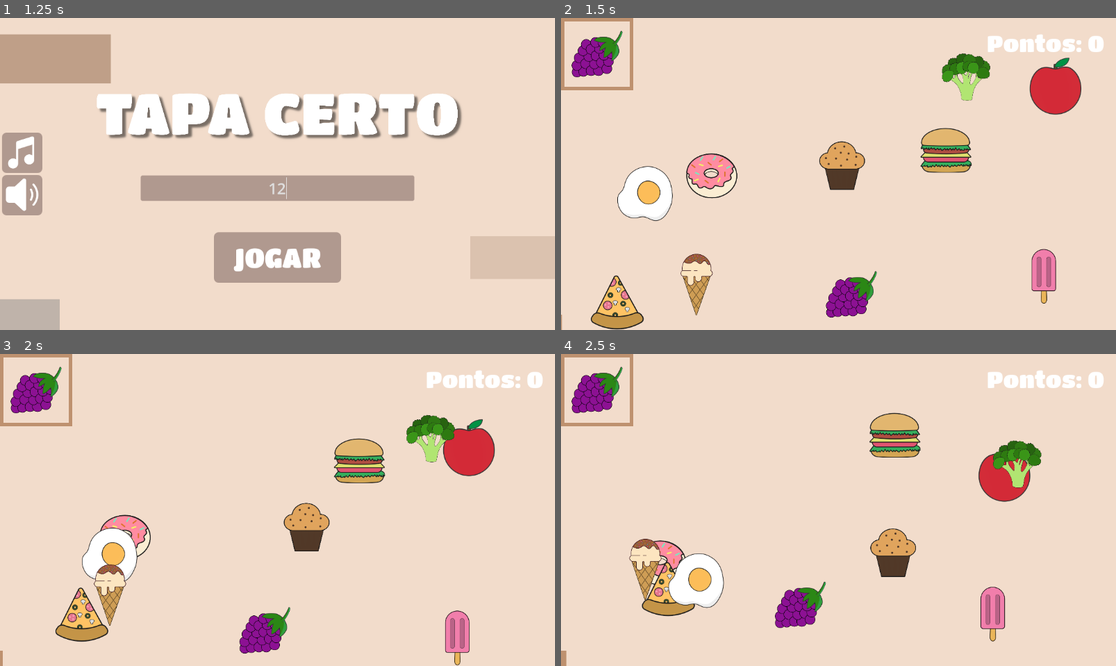
Above: before the commit, frames 1-4 (two rows, left to right).
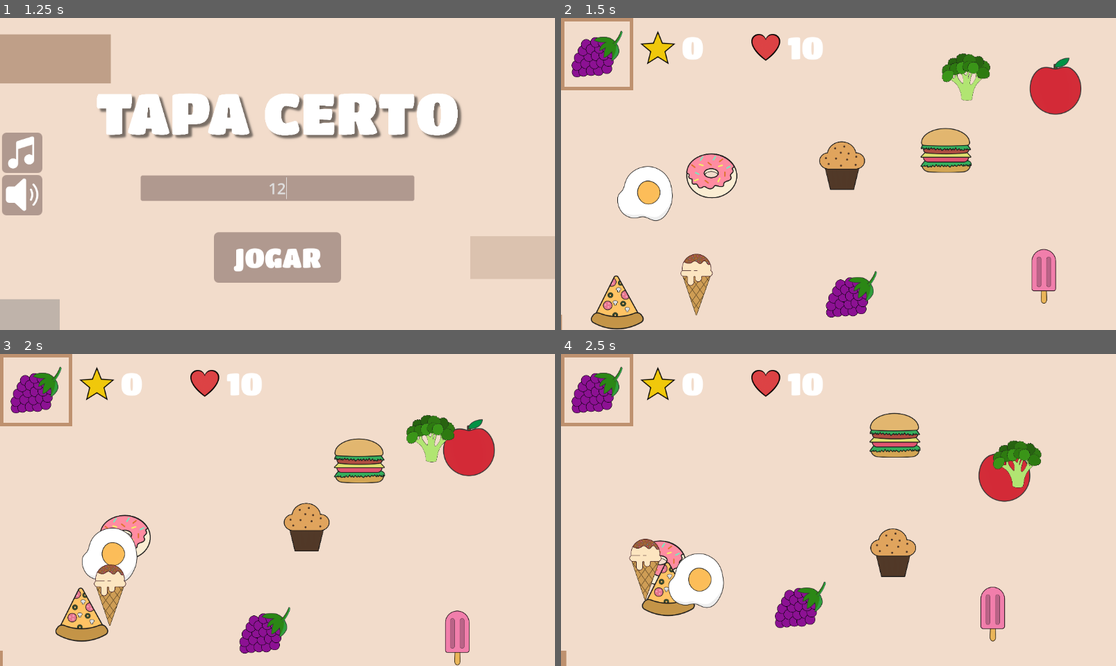
Above: after the commit, the same moments.

Repository: Frankl1sales/Course-Start-Godot
Game: Godot game, scene res://UI/tela_inicial_teste.tscn
The game is run twice, just before and just after one commit, with the same random seed, the same clock (stepped at 60 frames per second) and the same inputs.
Inputs (mouse positions are in pixels of both pictures, inside the frame that each line leads up to):
- Up to frame 1 (1.25 s): click (277, 189) at 0.52 s; type "12" at 0.6 s
- Up to frame 2 (1.5 s): click "JOGAR" at 1.25 s
- Up to frame 3 (2 s): no input
- Up to frame 4 (2.5 s): move the mouse to (660, 516) at 2.02 s; click (660, 516) at 2.17 s

Frame 1 is identical in both runs. In frame 2, 1.8% of the frame differs, in the area x 14-98%, y 4-15%; in frame 3, 1.8%; in frame 4, 1.8%.

Commit message:
Adicione o sistema de vidas
Agora o jogo tem um sistema de vidas, onde o jogador perde uma vida ao
errar um clique. O jogo acaba se todas as vidas forem perdidas.

É possível desabilitar o sistema de vidas dando vidas infinitas ao
jogador e ocultando o contador de vidas da interface utilizando o número
de vidas 2147483647 (valor máximo para o int).

Devido a existência do contador de vidas além do contador de pontos, a
interface foi alterada para exibir ambas as informações de forma mais
compacta utilizando ícones de coração e estrela.

O coração é animado quando uma vida é perdida, e a estrela é animada
quando um ponto é ganho. É possível desabilitar as animações setando
GameManager.animar para falso. Esse é um parâmetro do jogo que é
especificado na função iniciar_jogo do GameManager.

Diff:
--- a/UI/tela_inicial_teste.gd
+++ b/UI/tela_inicial_teste.gd
@@ -128,7 +128,7 @@
 	print("ID do Profissional: ", id_profissional)
 	print("Iniciando jogo...")
 
-	GameManager.iniciar_jogo(10, GameManager.PolíticasDeReposicionamento.TODOS, GameManager.VELOCIDADE_MÉDIA, id_profissional, true)
+	GameManager.iniciar_jogo(10, GameManager.PolíticasDeReposicionamento.TODOS, GameManager.VELOCIDADE_MÉDIA, id_profissional, true, 10, true)
 
 
 func _on_botão_jogar_pressed() -> void:
--- a/scenes/game_manager/game_manager.gd
+++ b/scenes/game_manager/game_manager.gd
@@ -38,9 +38,11 @@
 var alvo_atual: int
 var pontos_real: int = 0
 var pontos_display: int = 0
+var vidas: int = 2147483647
 var suporte: int = 0
 var duração: float = 120.0
 var mostrar_barra_de_tempo: bool = true
+var animar: bool = true
 
 # Variáveis para o log
 var log_data: Array = []  # Armazena os dados do log
@@ -106,7 +108,7 @@
 	$"MúsicaDeFundo".stop()
 
 
-func iniciar_jogo(número_de_alvos: int, política_de_reposicionamento_do_jogo: int, velocidade_dos_alvos: float, id_prof: String = "", mostrar_tempo: bool = true) -> void:
+func iniciar_jogo(número_de_alvos: int, política_de_reposicionamento_do_jogo: int, velocidade_dos_alvos: float, id_prof: String = "", mostrar_tempo: bool = true, número_de_vidas: int = 2147483647, animar_ícones: bool = true) -> void:
 	alvos_no_jogo = Alvos.values()
 	alvos_no_jogo.shuffle()
 	alvos_no_jogo = alvos_no_jogo.slice(0, número_de_alvos)
@@ -118,6 +120,8 @@
 	pontos_display = 0
 	id_profissional = id_prof
 	mostrar_barra_de_tempo = mostrar_tempo
+	vidas = número_de_vidas
+	animar = animar_ícones
 
 	get_tree().change_scene_to_file("res://scenes/jogo_principal/jogo_principal.tscn")
 
@@ -148,8 +152,14 @@
 
 		pontos_real -= 1
 
+		if vidas != 2147483647:
+			vidas -= 1
+
 		log_data.append([id_sessão, id_profissional, data_sessão, duração_sessão, nome_jogo, tempo_resposta, pontos_real, alvo_atual, false, suporte])  # Exemplo de log com erro
 		salvar_logs_csv()
+
+		if vidas == 0:
+			get_tree().change_scene_to_file("res://UI/tela_final.tscn")
 
 		return false
 
--- a/scenes/jogo_principal/jogo_principal.gd
+++ b/scenes/jogo_principal/jogo_principal.gd
@@ -39,7 +39,7 @@
 
 var grid_de_alvos: Array[Array] = []
 
-const TAMANHO_BASE_DA_FONTE: int = 48
+const TAMANHO_BASE_DA_FONTE: int = 64
 const TEMPO_ATÉ_AUMENTAR_O_SUPORTE: float = 5.0
 
 # Called when the node enters the scene tree for the first time.
@@ -49,6 +49,13 @@
 	distância_mínima_entre_alvos *= GameManager.escala
 	velocidade = GameManager.velocidade * GameManager.escala
 
+	if GameManager.vidas == 2147483647:
+		$CanvasLayer/LabelVidas.queue_free()
+		$CanvasLayer/Heart.queue_free()
+		$CanvasLayer/HeartAnimation.queue_free()
+
+	atualizar_placar()
+	atualizar_vidas()
 
 	# Inicialização do ruído azul
 	linhas = round(tamanho_da_janela.y / tamanho_da_janela.x * colunas)
@@ -125,7 +132,7 @@
 
 	$CanvasLayer/AjudaAlvo.texture = current_target_box_hollow_default
 
-	$CanvasLayer/Label.add_theme_font_size_override("font_size", GameManager.escala * TAMANHO_BASE_DA_FONTE)
+	$CanvasLayer/LabelPontos.add_theme_font_size_override("font_size", GameManager.escala * TAMANHO_BASE_DA_FONTE)
 
 	$CanvasLayer/AjudaAlvo.scale = Vector2(GameManager.escala, GameManager.escala)
 
@@ -153,6 +160,9 @@
 
 		if certo:
 			$TapRight.play()
+
+			if GameManager.animar:
+				$CanvasLayer/Star.play()
 
 			alterar_suporte(0)
 			tempo_desde_clique_certo = 0.0
@@ -204,9 +214,15 @@
 				spawnar_todos_os_alvos()
 
 		else:
-			$TapWrong.play()
+			if GameManager.vidas != 0:
+				$TapWrong.play()
+
+				if GameManager.animar and GameManager.vidas != 2147483647:
+					$CanvasLayer/HeartAnimation.play()
 
 		atualizar_placar()
+		atualizar_vidas()
+
 		cliques.clear()
 
 	var novo_suporte: int = min(3, floor(tempo_desde_clique_certo / TEMPO_ATÉ_AUMENTAR_O_SUPORTE))
@@ -261,7 +277,12 @@
 
 
 func atualizar_placar() -> void:
-	$CanvasLayer/Label.text = "Pontos: " + str(GameManager.pontos_display)
+	$CanvasLayer/LabelPontos.text = str(GameManager.pontos_display)
+
+
+func atualizar_vidas() -> void:
+	if GameManager.vidas != 2147483647:
+		$CanvasLayer/LabelVidas.text = str(GameManager.vidas)
 
 
 func clique(alvo: int) -> void:
--- a/scenes/jogo_principal/jogo_principal.tscn
+++ b/scenes/jogo_principal/jogo_principal.tscn
@@ -16,8 +16,181 @@
 [ext_resource type="PackedScene" uid="uid://vj7r1qeedxms" path="res://scenes/alvos/uva/uva.tscn" id="7_ll5sl"]
 [ext_resource type="PackedScene" uid="uid://c1qxkoehka503" path="res://scenes/alvos/ovo_frito/ovo_frito.tscn" id="7_nnegn"]
 [ext_resource type="PackedScene" uid="uid://cj3bcuy8meobn" path="res://scenes/alvos/brócolis/brócolis.tscn" id="7_oa5at"]
+[ext_resource type="Texture2D" uid="uid://8edpe3tkcgwd" path="res://assets/sprites/heart/heart.png" id="7_qiex0"]
 [ext_resource type="Texture2D" uid="uid://cm5yds4g3w4bf" path="res://assets/progressbar.png" id="8_h2bnm"]
+[ext_resource type="Texture2D" uid="uid://dn286hidgc5je" path="res://assets/sprites/heart/animation/0001.png" id="8_mtde2"]
 [ext_resource type="PackedScene" uid="uid://crxyuw6h3xx20" path="res://scenes/alvos/maçã/maçã.tscn" id="8_wa8v5"]
+[ext_resource type="Texture2D" uid="uid://bsfilprn15xit" path="res://assets/sprites/heart/animation/0002.png" id="9_iw1ci"]
+[ext_resource type="Texture2D" uid="uid://4544giyyt5bc" path="res://assets/sprites/heart/animation/0003.png" id="10_h0m8x"]
+[ext_resource type="Texture2D" uid="uid://cl3620u536hp6" path="res://assets/sprites/heart/animation/0004.png" id="11_frwhn"]
+[ext_resource type="Texture2D" uid="uid://c4xcvl0sureci" path="res://assets/sprites/heart/animation/0005.png" id="12_8vn3o"]
+[ext_resource type="Texture2D" uid="uid://fxa8yiph8136" path="res://assets/sprites/heart/animation/0006.png" id="13_lich2"]
+[ext_resource type="Texture2D" uid="uid://st1jj3v0o8jr" path="res://assets/sprites/heart/animation/0007.png" id="14_5htxq"]
+[ext_resource type="Texture2D" uid="uid://bbf0vueqj54qf" path="res://assets/sprites/heart/animation/0008.png" id="15_sy4hm"]
+[ext_resource type="Texture2D" uid="uid://bs2owg87rpcet" path="res://assets/sprites/heart/animation/0009.png" id="16_ekhgp"]
+[ext_resource type="Texture2D" uid="uid://bkfc3x0o4s2a4" path="res://assets/sprites/heart/animation/0010.png" id="17_qfqek"]
+[ext_resource type="Texture2D" uid="uid://dg1m124a5eg8x" path="res://assets/sprites/heart/animation/0011.png" id="18_tjy5h"]
+[ext_resource type="Texture2D" uid="uid://ycqpymjeh5ti" path="res://assets/sprites/heart/animation/0012.png" id="19_e8kcr"]
+[ext_resource type="Texture2D" uid="uid://dys3gprnd74dr" path="res://assets/sprites/heart/animation/0013.png" id="20_mwcba"]
+[ext_resource type="Texture2D" uid="uid://bcsrimqgtpxxf" path="res://assets/sprites/heart/animation/0014.png" id="21_6xww5"]
+[ext_resource type="Texture2D" uid="uid://ddk6uksu3mmuq" path="res://assets/sprites/heart/animation/0015.png" id="22_ed0i1"]
+[ext_resource type="Texture2D" uid="uid://dq304t5komwp1" path="res://assets/sprites/heart/animation/0016.png" id="23_lnfm7"]
+[ext_resource type="Texture2D" uid="uid://e6cq0ud2067k" path="res://assets/sprites/heart/animation/0017.png" id="24_yjhdx"]
+[ext_resource type="Texture2D" uid="uid://cp577xy7eflui" path="res://assets/sprites/heart/animation/0018.png" id="25_0groy"]
+[ext_resource type="Texture2D" uid="uid://esrsbapjiire" path="res://assets/sprites/heart/animation/0019.png" id="26_r21p6"]
+[ext_resource type="Texture2D" uid="uid://ddw2e2xcew4tf" path="res://assets/sprites/star/animation/0001.png" id="27_kklv5"]
+[ext_resource type="Texture2D" uid="uid://rkf5loryxdmo" path="res://assets/sprites/star/animation/0002.png" id="28_1dd8h"]
+[ext_resource type="Texture2D" uid="uid://cnjw3d7bko2g6" path="res://assets/sprites/star/animation/0003.png" id="29_2xitf"]
+[ext_resource type="Texture2D" uid="uid://q65yekcjthpx" path="res://assets/sprites/star/animation/0004.png" id="30_1ukxw"]
+[ext_resource type="Texture2D" uid="uid://1idoexy3qyeo" path="res://assets/sprites/star/animation/0005.png" id="31_lwm84"]
+[ext_resource type="Texture2D" uid="uid://dmbrf83blbuhk" path="res://assets/sprites/star/animation/0006.png" id="32_78bjd"]
+[ext_resource type="Texture2D" uid="uid://ckjil8vk5d0ku" path="res://assets/sprites/star/animation/0007.png" id="33_y53lx"]
+[ext_resource type="Texture2D" uid="uid://cjhfbc8lr56gs" path="res://assets/sprites/star/animation/0008.png" id="34_t1d4t"]
+[ext_resource type="Texture2D" uid="uid://ceu2uv886upsa" path="res://assets/sprites/star/animation/0009.png" id="35_ayn0u"]
+[ext_resource type="Texture2D" uid="uid://s5cls7ewsx11" path="res://assets/sprites/star/animation/0010.png" id="36_siuph"]
+[ext_resource type="Texture2D" uid="uid://vq04awm3pbnx" path="res://assets/sprites/star/animation/0011.png" id="37_jhepk"]
+[ext_resource type="Texture2D" uid="uid://cijqo7ml68e5" path="res://assets/sprites/star/animation/0012.png" id="38_6b3b1"]
+[ext_resource type="Texture2D" uid="uid://c7gp0q5hj5vki" path="res://assets/sprites/star/animation/0013.png" id="39_l3xr8"]
+[ext_resource type="Texture2D" uid="uid://mu1ngxnl5uwl" path="res://assets/sprites/star/animation/0014.png" id="40_x1d46"]
+[ext_resource type="Texture2D" uid="uid://dj44hu8pr4nu2" path="res://assets/sprites/star/animation/0015.png" id="41_u33yw"]
+[ext_resource type="Texture2D" uid="uid://bfofn3ymfnv7l" path="res://assets/sprites/star/animation/0016.png" id="42_44gbh"]
+[ext_resource type="Texture2D" uid="uid://bcmt7b4gs1kut" path="res://assets/sprites/star/animation/0017.png" id="43_ptohk"]
+[ext_resource type="Texture2D" uid="uid://b30v6po5gku16" path="res://assets/sprites/star/animation/0018.png" id="44_h0ty4"]
+[ext_resource type="Texture2D" uid="uid://da3ksdal8buef" path="res://assets/sprites/star/animation/0019.png" id="45_xqc4m"]
+[ext_resource type="Texture2D" uid="uid://bg1fkipxa8e28" path="res://assets/sprites/star/animation/0020.png" id="46_3m0lv"]
+
+[sub_resource type="SpriteFrames" id="SpriteFrames_0xnf1"]
+animations = [{
+"frames": [{
+"duration": 1.0,
+"texture": ExtResource("8_mtde2")
+}, {
+"duration": 1.0,
+"texture": ExtResource("9_iw1ci")
+}, {
+"duration": 1.0,
+"texture": ExtResource("10_h0m8x")
+}, {
+"duration": 1.0,
+"texture": ExtResource("11_frwhn")
+}, {
+"duration": 1.0,
+"texture": ExtResource("12_8vn3o")
+}, {
+"duration": 1.0,
+"texture": ExtResource("13_lich2")
+}, {
+"duration": 1.0,
+"texture": ExtResource("14_5htxq")
+}, {
+"duration": 1.0,
+"texture": ExtResource("15_sy4hm")
+}, {
+"duration": 1.0,
+"texture": ExtResource("16_ekhgp")
+}, {
+"duration": 1.0,
+"texture": ExtResource("17_qfqek")
+}, {
+"duration": 1.0,
+"texture": ExtResource("18_tjy5h")
+}, {
+"duration": 1.0,
+"texture": ExtResource("19_e8kcr")
+}, {
+"duration": 1.0,
+"texture": ExtResource("20_mwcba")
+}, {
+"duration": 1.0,
+"texture": ExtResource("21_6xww5")
+}, {
+"duration": 1.0,
+"texture": ExtResource("22_ed0i1")
+}, {
+"duration": 1.0,
+"texture": ExtResource("23_lnfm7")
+}, {
+"duration": 1.0,
+"texture": ExtResource("24_yjhdx")
+}, {
+"duration": 1.0,
+"texture": ExtResource("25_0groy")
+}, {
+"duration": 1.0,
+"texture": ExtResource("26_r21p6")
+}],
+"loop": false,
+"name": &"default",
+"speed": 60.0
+}]
+
+[sub_resource type="SpriteFrames" id="SpriteFrames_eqsfm"]
+animations = [{
+"frames": [{
+"duration": 1.0,
+"texture": ExtResource("27_kklv5")
+}, {
+"duration": 1.0,
+"texture": ExtResource("28_1dd8h")
+}, {
+"duration": 1.0,
+"texture": ExtResource("29_2xitf")
+}, {
+"duration": 1.0,
+"texture": ExtResource("30_1ukxw")
+}, {
+"duration": 1.0,
+"texture": ExtResource("31_lwm84")
+}, {
+"duration": 1.0,
+"texture": ExtResource("32_78bjd")
+}, {
+"duration": 1.0,
+"texture": ExtResource("33_y53lx")
+}, {
+"duration": 1.0,
+"texture": ExtResource("34_t1d4t")
+}, {
+"duration": 1.0,
+"texture": ExtResource("35_ayn0u")
+}, {
+"duration": 1.0,
+"texture": ExtResource("36_siuph")
+}, {
+"duration": 1.0,
+"texture": ExtResource("37_jhepk")
+}, {
+"duration": 1.0,
+"texture": ExtResource("38_6b3b1")
+}, {
+"duration": 1.0,
+"texture": ExtResource("39_l3xr8")
+}, {
+"duration": 1.0,
+"texture": ExtResource("40_x1d46")
+}, {
+"duration": 1.0,
+"texture": ExtResource("41_u33yw")
+}, {
+"duration": 1.0,
+"texture": ExtResource("42_44gbh")
+}, {
+"duration": 1.0,
+"texture": ExtResource("43_ptohk")
+}, {
+"duration": 1.0,
+"texture": ExtResource("44_h0ty4")
+}, {
+"duration": 1.0,
+"texture": ExtResource("45_xqc4m")
+}, {
+"duration": 1.0,
+"texture": ExtResource("46_3m0lv")
+}],
+"loop": false,
+"name": &"default",
+"speed": 60.0
+}]
 
 [node name="JogoPrincipal" type="Node2D"]
 script = ExtResource("1_56i3e")
@@ -32,19 +205,35 @@
 
 [node name="CanvasLayer" type="CanvasLayer" parent="."]
 
-[node name="Label" type="Label" parent="CanvasLayer"]
-anchors_preset = 1
-anchor_left = 1.0
-anchor_right = 1.0
-offset_left = -340.0
-offset_top = 24.0
-offset_right = -24.0
-offset_bottom = 80.0
+[node name="LabelPontos" type="Label" parent="CanvasLayer"]
+anchors_preset = -1
+anchor_left = 0.217
+anchor_top = 0.035
+anchor_right = 0.333
+anchor_bottom = 0.151
+offset_left = 0.0159912
+offset_top = 0.32
+offset_right = 0.384003
+offset_bottom = 0.151993
 grow_horizontal = 0
 theme = ExtResource("1_u5hf3")
-theme_override_font_sizes/font_size = 48
-text = "Pontos: 0"
-horizontal_alignment = 2
+theme_override_font_sizes/font_size = 64
+text = "0"
+
+[node name="LabelVidas" type="Label" parent="CanvasLayer"]
+anchors_preset = -1
+anchor_left = 0.408
+anchor_top = 0.035
+anchor_right = 0.524
+anchor_bottom = 0.151
+offset_left = -0.0160217
+offset_top = 0.32
+offset_right = 0.351929
+offset_bottom = 0.151993
+grow_horizontal = 0
+theme = ExtResource("1_u5hf3")
+theme_override_font_sizes/font_size = 64
+text = "0"
 
 [node name="AjudaAlvo" type="TextureRect" parent="CanvasLayer"]
 offset_top = -150.0
@@ -66,6 +255,21 @@
 texture = ExtResource("3_jvdrf")
 expand_mode = 2
 
+[node name="Heart" type="Sprite2D" parent="CanvasLayer"]
+position = Vector2(425, 85)
+scale = Vector2(0.5, 0.5)
+texture = ExtResource("7_qiex0")
+
+[node name="HeartAnimation" type="AnimatedSprite2D" parent="CanvasLayer"]
+position = Vector2(425, 85)
+scale = Vector2(0.5, 0.5)
+sprite_frames = SubResource("SpriteFrames_0xnf1")
+
+[node name="Star" type="AnimatedSprite2D" parent="CanvasLayer"]
+position = Vector2(201.05, 65)
+scale = Vector2(0.5, 0.5)
+sprite_frames = SubResource("SpriteFrames_eqsfm")
+
 [node name="Background" type="Sprite2D" parent="."]
 position = Vector2(8000, 4500)
 scale = Vector2(1000, 1000)
Binary file added: assets/sprites/heart/animation/0001.png
Not shown, added: assets/sprites/heart/animation/0001.png.import
Binary file added: assets/sprites/heart/animation/0002.png
Not shown, added: assets/sprites/heart/animation/0002.png.import
Binary file added: assets/sprites/heart/animation/0003.png
Not shown, added: assets/sprites/heart/animation/0003.png.import
Binary file added: assets/sprites/heart/animation/0004.png
Not shown, added: assets/sprites/heart/animation/0004.png.import
Binary file added: assets/sprites/heart/animation/0005.png
Not shown, added: assets/sprites/heart/animation/0005.png.import
Binary file added: assets/sprites/heart/animation/0006.png
Not shown, added: assets/sprites/heart/animation/0006.png.import
(and 70 more such lines)
